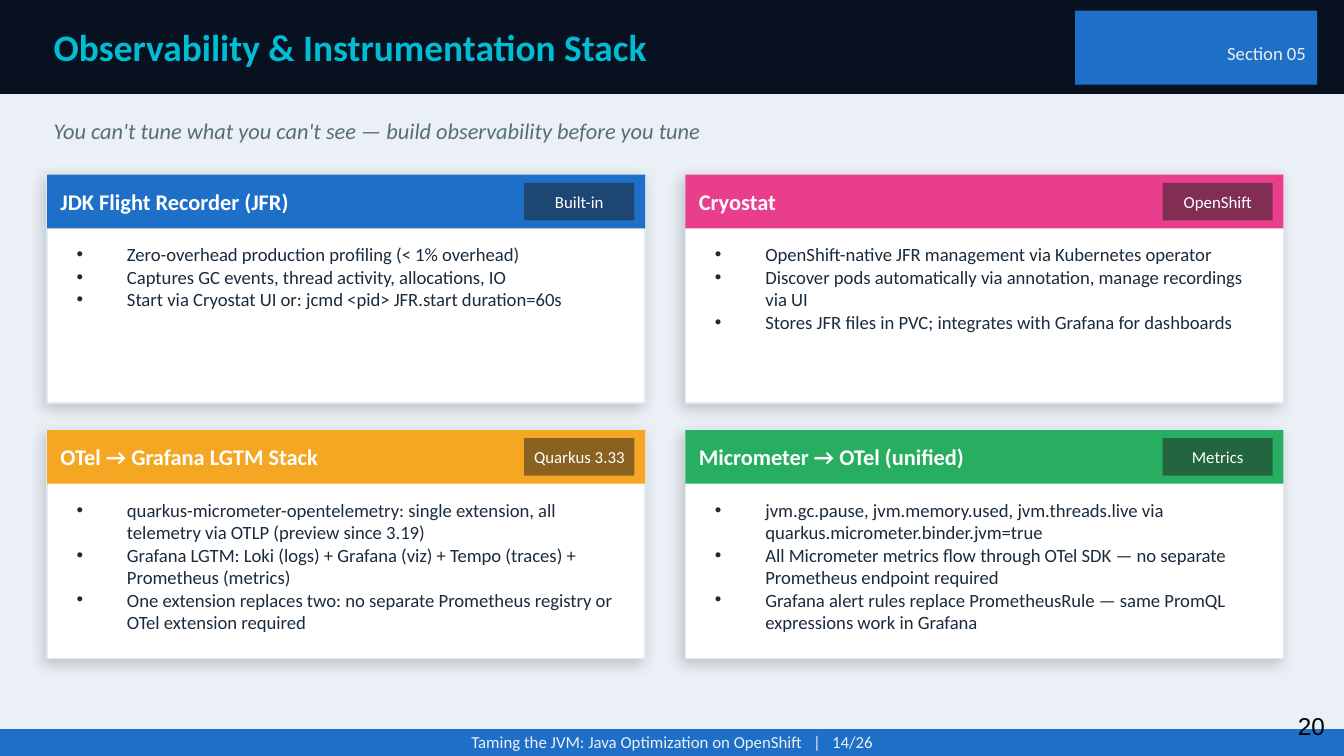
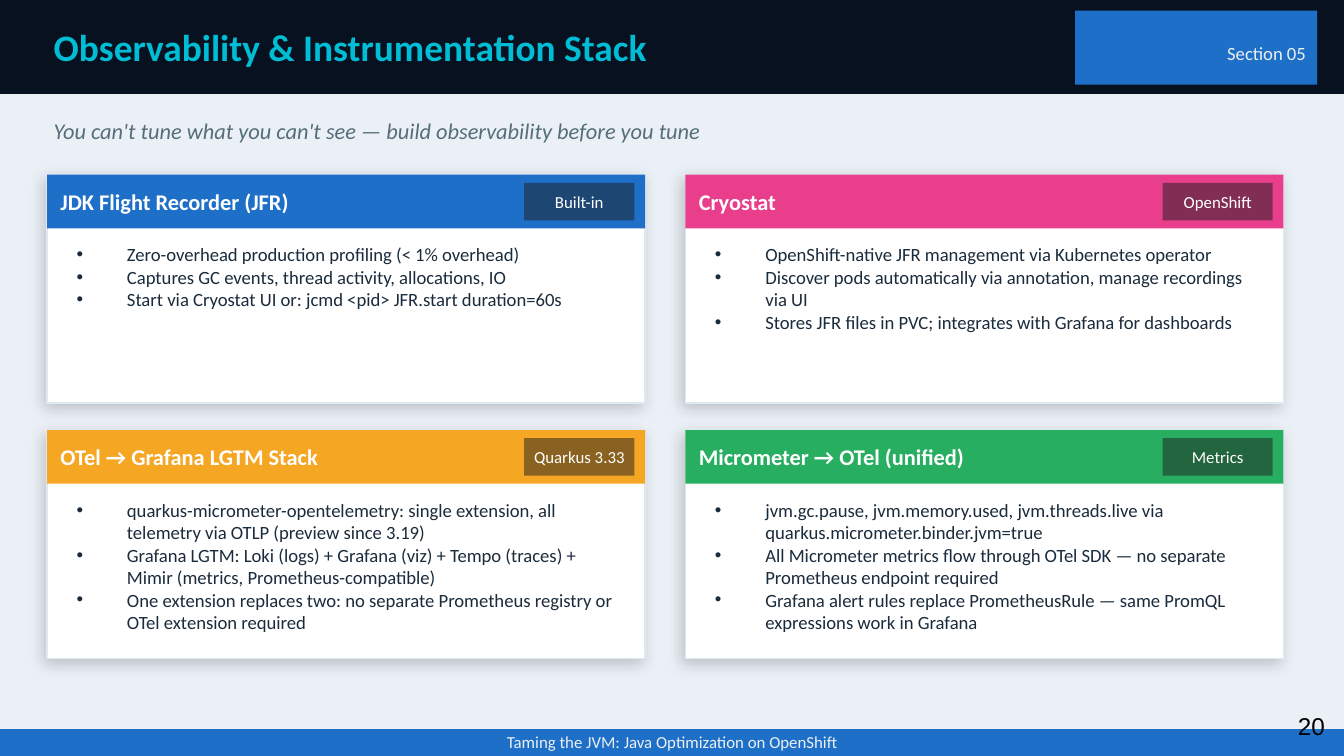
Before and after one commit to patterncatalyst/quarkus-optimization, a slide deck: slide 20 of presentation/optimizing-quarkus-on-kubernetes.pptx. Drawn at 1344x756 pixels with LibreOffice and Linux fonts; fonts in the diff are those of the drawing. Boxes give left, top, right and bottom in pixels: in the first picture for what was removed or moved away, otherwise in the second. Text is boxed around its words. In the diff, an @@ line names an element or a change of style, - is before the commit and + after.

```diff
--- a/presentation/optimizing-quarkus-on-kubernetes.pptx
+++ b/presentation/optimizing-quarkus-on-kubernetes.pptx
@@ text at (x1=127, y1=548, x2=562, y2=587): text changed @@
-• Grafana LGTM: Loki (logs) + Grafana (viz) + Tempo (traces) + Prometheus (metrics)
+• Grafana LGTM: Loki (logs) + Grafana (viz) + Tempo (traces) + Mimir (metrics, Prometheus-compatible)
@@ text at (x1=507, y1=736, x2=837, y2=751): text changed @@
-Taming the JVM: Java Optimization on OpenShift | 14/26
+Taming the JVM: Java Optimization on OpenShift
```
Also in this commit, not shown: 40 other slides changed, 2 other files.
